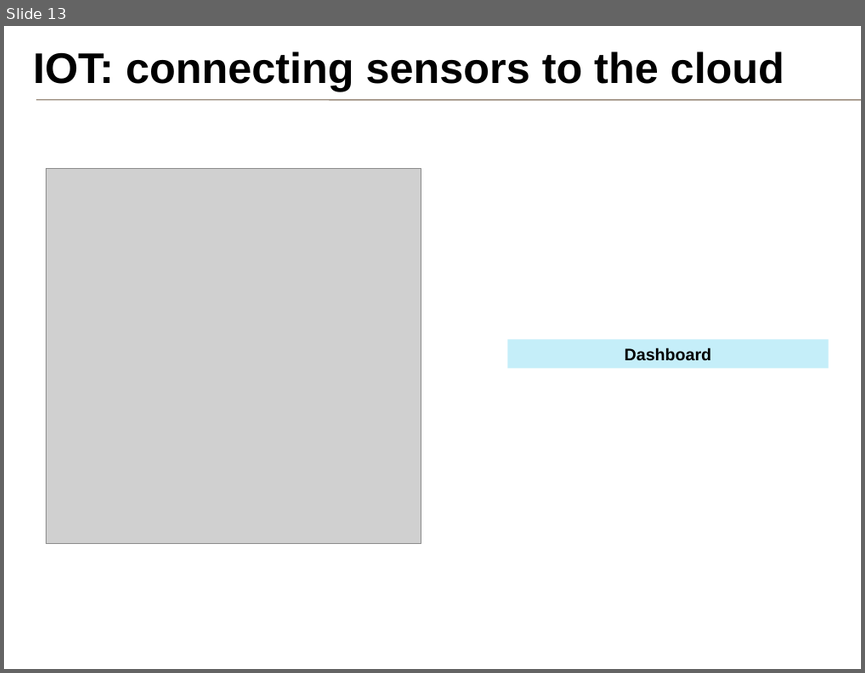
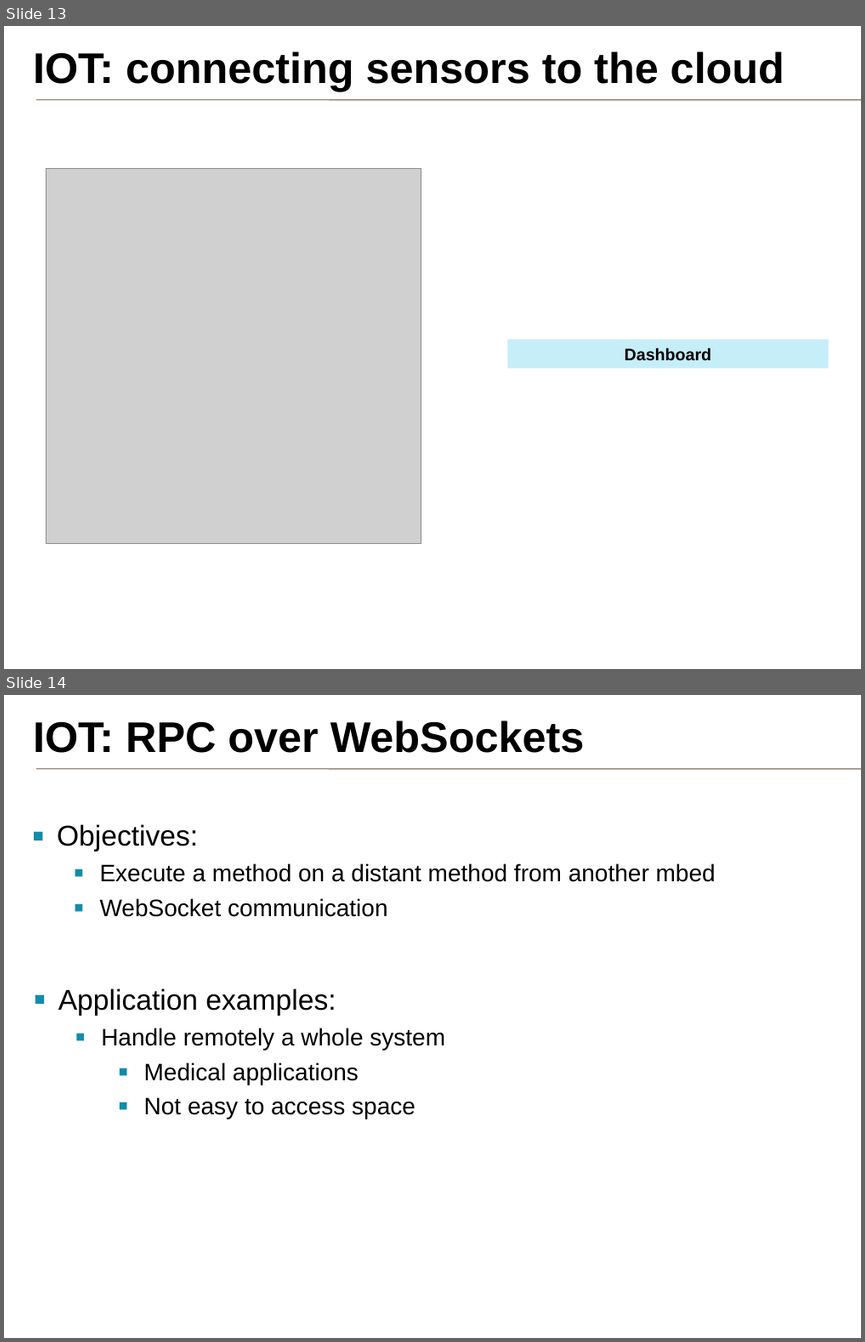
Before and after one commit to samux/ARM-internship-report, a slide deck: presentation_en/pres.pptx. Shown one above the other, each under a label of ours: slide 13 before the commit, slides 13 and 14 after it. The pictures are 865x673 and 865x1342 pixels, drawn with LibreOffice and Linux fonts; fonts in the diff are those of the drawing; grey boxes stand for pictures; background and template pictures are left out. Boxes give left, top, right and bottom in pixels: in the first picture for what was removed or moved away, otherwise in the second. Text is boxed around its words. In the diff, an @@ line names an element or a change of style, - is before the commit and + after.

```diff
--- a/presentation_en/pres.pptx
+++ b/presentation_en/pres.pptx
@@ slide 14 added at <box>4,695,861,1338</box>, background #FFFFFF; not listed: 2 template elements that a slide beside it also shows @@
@@ title added at <box>33,721,585,753</box>, 36 pt, text #000000, bold @@
+IOT: RPC over WebSockets
@@ text added at <box>57,824,715,917</box>, 20 pt, text #000000 @@
+▪ Objectives:
+  ▪ Execute a method on a distant method from another mbed
+  ▪ WebSocket communication
@@ text added at <box>58,988,445,1118</box>, 20 pt, text #000000 @@
+▪ Application examples:
+  ▪ Handle remotely a whole system
+    ▪ Medical applications
+    ▪ Not easy to access space
```
Also in this commit, not shown: 3 slides changed, 4 other slides added.
